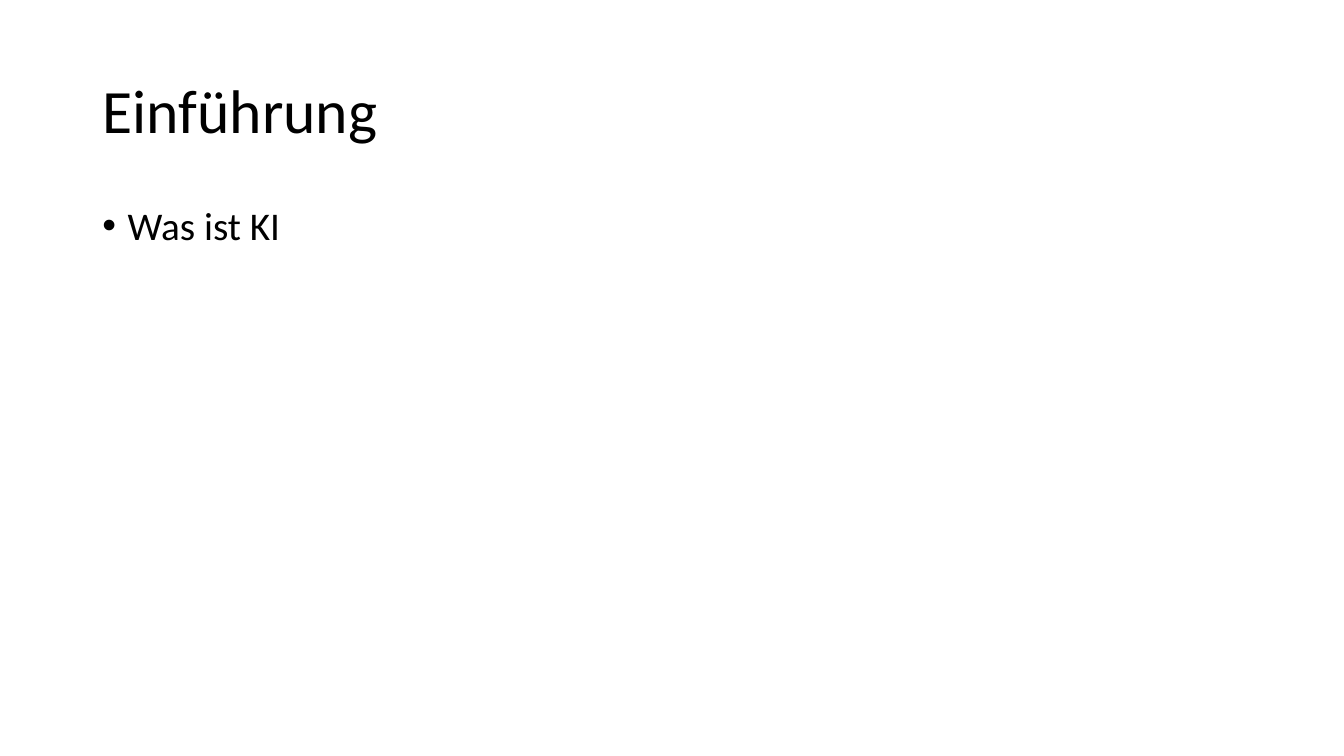
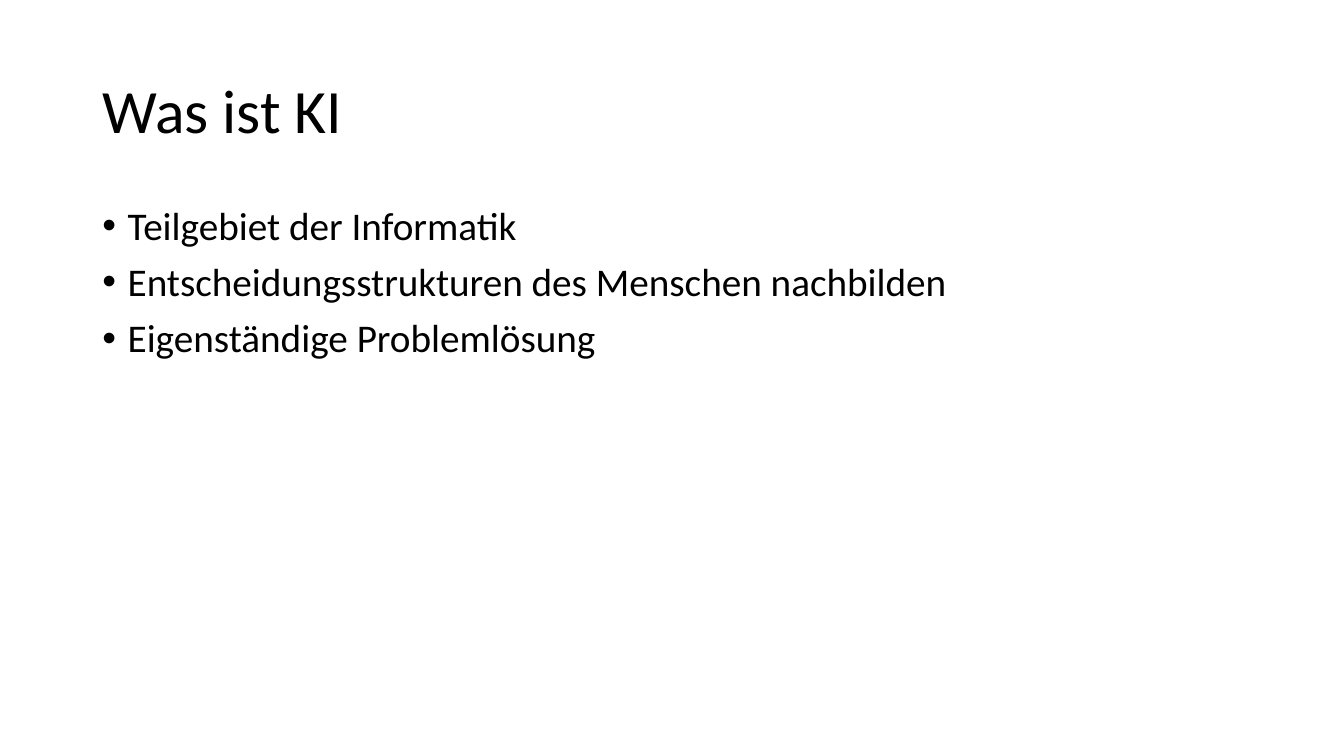
Before and after one commit to TomTom148/TomTom148.github.io, a slide deck: slide 4 of AI-Presentation.pptx. Drawn at 1344x756 pixels with LibreOffice and Linux fonts; fonts in the diff are those of the drawing. Boxes give left, top, right and bottom in pixels: in the first picture for what was removed or moved away, otherwise in the second. Text is boxed around its words. In the diff, an @@ line names an element or a change of style, - is before the commit and + after.

```diff
--- a/AI-Presentation.pptx
+++ b/AI-Presentation.pptx
@@ title at (102,90,342,134): text changed @@
-Einführung
+Was ist KI
@@ text at (128,212,947,359): text changed @@
-• Was ist KI
+• Teilgebiet der Informatik
+• Entscheidungsstrukturen des Menschen nachbilden
+• Eigenständige Problemlösung
```
Also in this commit, not shown: 2 slides added, 1 other file.
